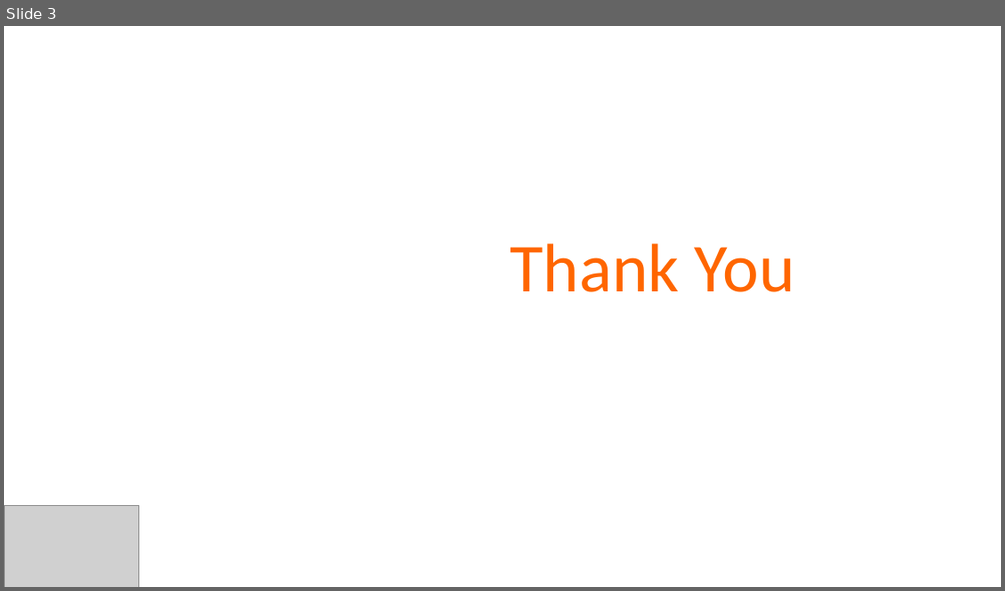
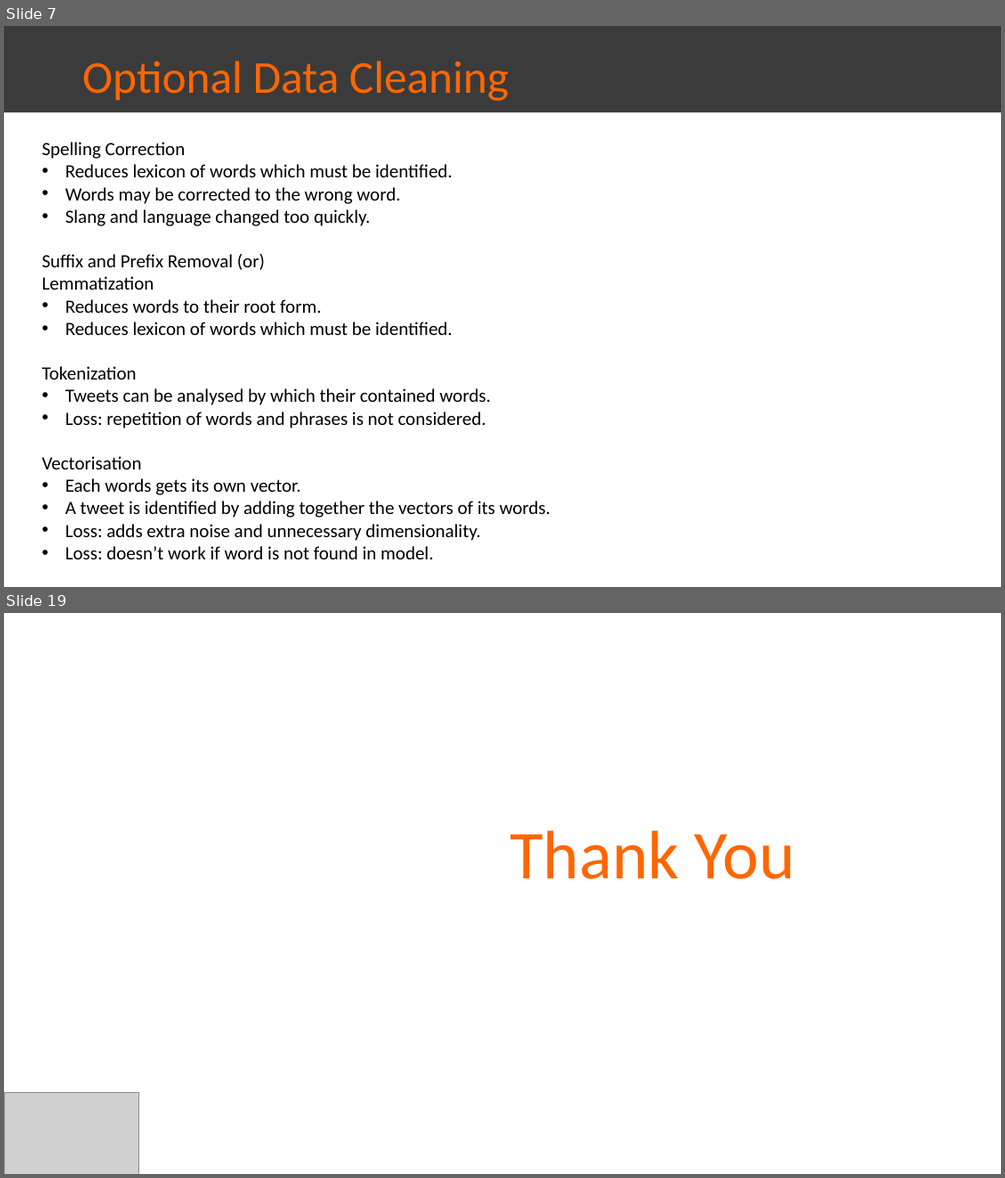
Before and after one commit to farischaudhry/twitter-sentiment-analysis, a slide deck: Final.pptx. Shown one above the other, each under a label of ours: slide 3 before the commit, slides 7 and 19 after it; the slides between them are not shown. The pictures are 1005x591 and 1005x1178 pixels, drawn with LibreOffice and Linux fonts; fonts in the diff are those of the drawing; grey boxes stand for pictures. Boxes give left, top, right and bottom in pixels: in the first picture for what was removed or moved away, otherwise in the second. Text is boxed around its words. In the diff, an @@ line names an element or a change of style, - is before the commit and + after.

```diff
--- a/Final.pptx
+++ b/Final.pptx
@@ slide 7 added at (4, 26, 1001, 587), background #FFFFFF @@
@@ rectangle added at (4, 26, 1001, 112), fill #3B3B3B, 44 pt, text #FF6600 @@
+Optional Data Cleaning
@@ text added at (42, 142, 550, 559), 18 pt, text #000000 @@
+Spelling Correction
+• Reduces lexicon of words which must be identified.
+• Words may be corrected to the wrong word.
+• Slang and language changed too quickly.
+Suffix and Prefix Removal (or)
+Lemmatization
+• Reduces words to their root form.
+• Reduces lexicon of words which must be identified.
+Tokenization
+• Tweets can be analysed by which their contained words.
+• Loss: repetition of words and phrases is not considered.
+Vectorisation
+• Each words gets its own vector.
+• A tweet is identified by adding together the vectors of its words.
+• Loss: adds extra noise and unnecessary dimensionality.
+• Loss: doesn’t work if word is not found in model.
@@ what was slide 3 is now slide 19 @@
```
Also in this commit, not shown: 1 slide changed, 16 other slides added, 1 slide removed, 2 other files.
